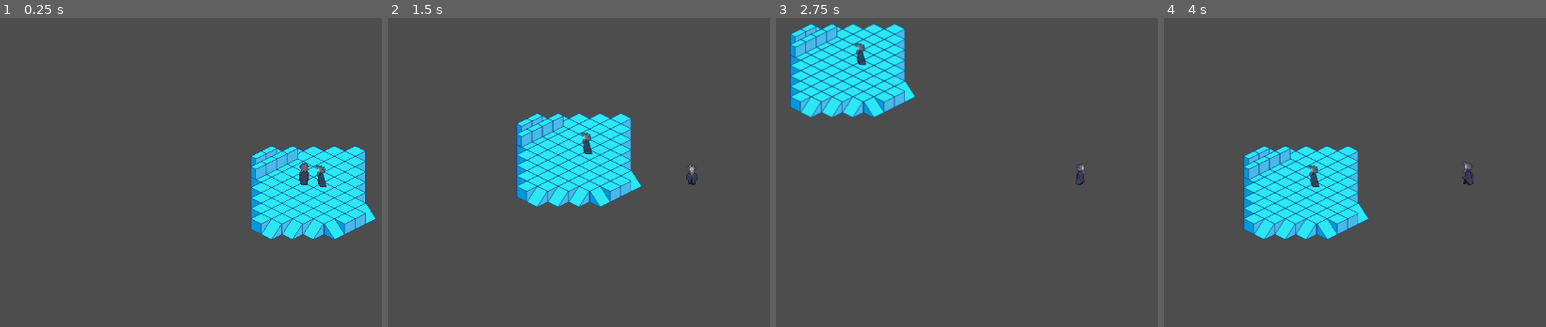
Above: before the commit, frames 1-4 (left to right).
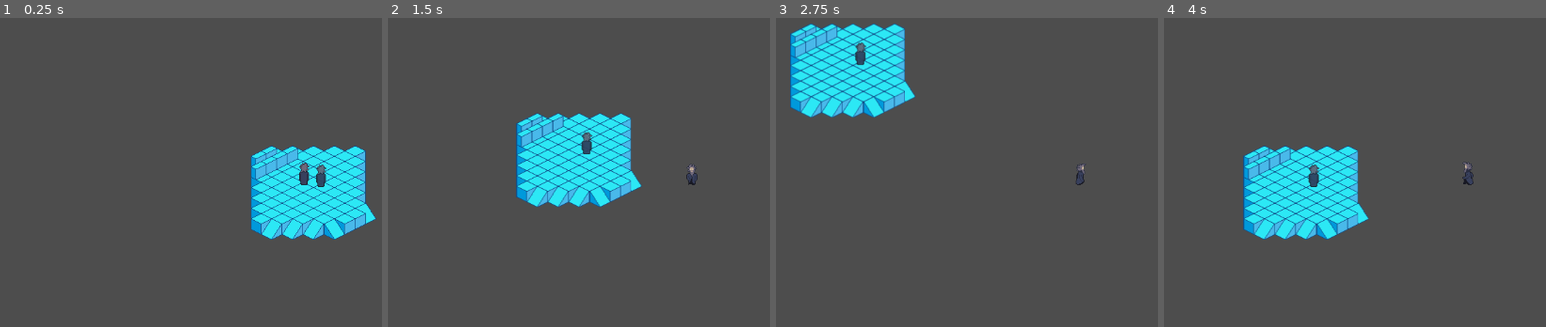
Above: after the commit, the same moments.

Repository: seanj29/LostEchoes
Game: Godot game, scene res://Scenes/Main.tscn
Same seed, same stepped clock (60 frames per second), same inputs: the game is played once before the commit and once after it.
Inputs:
- Up to frame 1 (0.25 s): no input
- Up to frame 2 (1.5 s): tap Enter at 0.5 s; hold Right (Right) 0.53-1.28 s; tap Space (Attack) at 0.6, 1.35 s; hold Down (Down) from 1.28 s (still down)
- Up to frame 3 (2.75 s): release Down (Down) at 2.03 s; hold Right (Right) from 2.03 s (still down); tap Space (Attack) at 2.1 s
- Up to frame 4 (4 s): release Right (Right) at 2.78 s; hold Up (Up) 2.78-3.53 s; tap Space (Attack) at 2.85, 3.6 s; hold Left (Left) from 3.53 s (still down)

The runs differ from the first frame. In frame 1, 0.1% of the frame differs, in the area x 82-86%, y 47-55%; in frame 2, 0.1%; in frame 3, 0.1%; in frame 4, 0.1%.

Commit message:
re organized and added state machine to the ghosts

Diff:
--- a/Scenes/Ghosts.tscn
+++ b/Scenes/Ghosts.tscn
@@ -1,14 +1,17 @@
-[gd_scene load_steps=4 format=3 uid="uid://c5u1ux0sy1bwg"]
+[gd_scene load_steps=7 format=3 uid="uid://c5u1ux0sy1bwg"]
 
 [ext_resource type="SpriteFrames" uid="uid://brkufq8y6lv1e" path="res://Resources/PlayerAnims.tres" id="1_udyqo"]
-[ext_resource type="Script" path="res://Scripts/GhostScripts/GhostsMovement.gd" id="2_e18ss"]
+[ext_resource type="Script" path="res://Scripts/GhostScripts/ghost_movement.gd" id="1_vyjal"]
+[ext_resource type="Script" path="res://Scripts/Utils/FSM/state_machine.gd" id="3_sitvt"]
+[ext_resource type="Script" path="res://Scripts/Utils/FSM/States/idle_anim_state.gd" id="4_cgyix"]
+[ext_resource type="Script" path="res://Scripts/Utils/FSM/States/walk_anim_state.gd" id="5_i78ch"]
 
 [sub_resource type="RectangleShape2D" id="RectangleShape2D_7wp0l"]
 size = Vector2(16, 9)
 
 [node name="GhostBody" type="CharacterBody2D"]
 collision_layer = 4
-script = ExtResource("2_e18ss")
+script = ExtResource("1_vyjal")
 
 [node name="MainGhostAnim" type="AnimatedSprite2D" parent="."]
 modulate = Color(0.85098, 1, 1, 0.752941)
@@ -18,3 +21,17 @@
 [node name="CollisionShape2D" type="CollisionShape2D" parent="."]
 position = Vector2(0, 18.5)
 shape = SubResource("RectangleShape2D_7wp0l")
+
+[node name="StateMachine" type="Node" parent="." node_paths=PackedStringArray("current_state")]
+script = ExtResource("3_sitvt")
+current_state = NodePath("IdleAnimState")
+
+[node name="IdleAnimState" type="Node" parent="StateMachine" node_paths=PackedStringArray("sprite", "actor")]
+script = ExtResource("4_cgyix")
+sprite = NodePath("../../MainGhostAnim")
+actor = NodePath("../..")
+
+[node name="WalkAnimState" type="Node" parent="StateMachine" node_paths=PackedStringArray("sprite", "actor")]
+script = ExtResource("5_i78ch")
+sprite = NodePath("../../MainGhostAnim")
+actor = NodePath("../..")
--- a/Scenes/PlayerCharacter.tscn
+++ b/Scenes/PlayerCharacter.tscn
@@ -1,6 +1,6 @@
 [gd_scene load_steps=8 format=3 uid="uid://ytlk7kin8xrn"]
 
-[ext_resource type="Script" path="res://Scripts/PlayerScripts/PlayerMovement.gd" id="1_aiqy1"]
+[ext_resource type="Script" path="res://Scripts/PlayerScripts/player_movement.gd" id="1_p628c"]
 [ext_resource type="Resource" uid="uid://dn3wfxt11ajx3" path="res://Resources/ReplayTemplate.tres" id="2_mqgb5"]
 [ext_resource type="SpriteFrames" uid="uid://brkufq8y6lv1e" path="res://Resources/PlayerAnims.tres" id="3_u33lu"]
 [ext_resource type="Script" path="res://Scripts/Utils/FSM/state_machine.gd" id="4_rnvep"]
@@ -13,7 +13,7 @@
 [node name="PlayerChar" type="CharacterBody2D"]
 collision_layer = 2
 collision_mask = 3
-script = ExtResource("1_aiqy1")
+script = ExtResource("1_p628c")
 CurrentReplayResource = ExtResource("2_mqgb5")
 
 [node name="Sprite" type="AnimatedSprite2D" parent="."]
--- a/Scripts/GhostScripts/GhostsMovement.gd
+++ b/Scripts/GhostScripts/ghost_movement.gd
@@ -1,17 +1,14 @@
-extends CharacterBody2D
+class_name GhostMovement
 
+extends PawnMovement
 
 ## Handles movement for the ghost, and makes sure it collides properly with walls.
-@onready  var Level = get_node("/root/Level")
 
 
 ## The ID of the Ghost. Used for loading it's replays from the level.
 @export_range(1, 5,) var GhostID: int = 1
 
-@export_group("Ghost Physics")
-@export var SPEED = 250.0
 
-var ReplayDict: Dictionary
 var currentFrame: int = 0
 
 ## This dict stores the curent state of the various buttons
@@ -32,7 +29,6 @@
 
 
 
-
 	if ReplayDict:
 		currentFrame += 1
 		var ActionsTaken = ReplayDict.get(currentFrame)
@@ -47,6 +43,7 @@
 
 	if direction:
 		velocity = direction * SPEED
+		super.calc_direction(direction)
 	else:
 		velocity = Vector2.ZERO
 
--- a/Scripts/PlayerScripts/PlayerMovement.gd
+++ /dev/null
@@ -1,114 +0,0 @@
-class_name PlayerChar
-
-extends CharacterBody2D
-
-
-@onready var Level := get_node("/root/Level")
-
-
-@export var CurrentReplayResource: ReplayGhost
-
-@export_group("Player Physics")
-@export var SPEED = 250.0
-
-var VectorNE := (Vector2.UP + Vector2.RIGHT).normalized()
-var VectorNW := (Vector2.UP + Vector2.LEFT).normalized()
-var VectorSE := (Vector2.DOWN + Vector2.RIGHT).normalized()
-var VectorSW := (Vector2.DOWN + Vector2.LEFT).normalized()
-
-## Emitted when the direction changes
-signal direction_changed(direction: Type.Direction)
-
-
-## The current direction the sprite is facing. [br]
-## if it it is given a default, then the Sprite will start in that direction.
-var current_direction: Type.Direction
-
-var ReplayDict: Dictionary
-
-var ActionArray: Array[String] = ["Up", "Down", "Left", "Right", "Attack"]
-
-func _ready():
-
-	ReplayDict = CurrentReplayResource.Replay
-
-
-
-func _physics_process(_delta):
-
-	var direction = Input.get_vector("Left", "Right", "Up", "Down")
-
-	if direction:
-		velocity = direction * SPEED
-		calc_direction(direction)
-	else:
-		velocity = Vector2.ZERO
-
-
-	move_and_slide()
-
-
-func _unhandled_key_input(event: InputEvent):
-
-	record_input(event)
-	if event.is_action_pressed("Save"):
-		Level.save(CurrentReplayResource)
-	if event.is_action_pressed("Delete"):
-		Level.delete_all()
-
-
-
-## internal function to record the state of any actions taken by the player this frame, and pass it into the level save.
-func record_input(event: InputEvent):
-
-	var Frame := Engine.get_physics_frames()
-
-	var actionsMap := ActionArray.map(
-		func(action: String):
-		if event.is_action_pressed(action):
-			return "%s_pressed" % action
-		elif event.is_action_released(action):
-			return "%s_released" % action
-		else:
-			return
-		)
-
-	var actionsThisFrame := actionsMap.filter(
-		func(action) -> bool:
-		return action != null
-	)
-
-
-	if not actionsThisFrame.is_empty():
-		if !ReplayDict.has(Frame):
-			ReplayDict[Frame] = actionsThisFrame
-		else:
-			ReplayDict[Frame].append_array(actionsThisFrame)
-
-	return
-
-
-
-## This function calculates the direction, based on [param dir], which is usually called during the [method play_walk] function.
-func calc_direction(dir: Vector2):
-
-	match dir:
-
-		Vector2.UP:
-			current_direction = Type.Direction.N
-		VectorNE:
-			current_direction = Type.Direction.NE
-		Vector2.RIGHT:
-			current_direction = Type.Direction.E
-		VectorSE:
-			current_direction = Type.Direction.SE
-		Vector2.LEFT:
-			current_direction = Type.Direction.W
-		VectorNW:
-			current_direction = Type.Direction.NW
-		Vector2.DOWN:
-			current_direction = Type.Direction.S
-		VectorSW:
-			current_direction = Type.Direction.SW
-
-	direction_changed.emit(current_direction)
--- /dev/null
+++ b/Scripts/PlayerScripts/player_movement.gd
@@ -0,0 +1,69 @@
+class_name PlayerMovement
+
+extends PawnMovement
+
+
+@export var CurrentReplayResource: ReplayGhost
+
+
+
+var ActionArray: Array[String] = ["Up", "Down", "Left", "Right", "Attack"]
+
+func _ready():
+
+	ReplayDict = CurrentReplayResource.Replay
+
+
+
+func _physics_process(_delta):
+
+	var direction = Input.get_vector("Left", "Right", "Up", "Down")
+
+	if direction:
+		velocity = direction * SPEED
+		super.calc_direction(direction)
+	else:
+		velocity = Vector2.ZERO
+
+
+	move_and_slide()
+
+
+func _unhandled_key_input(event: InputEvent):
+
+	record_input(event)
+	if event.is_action_pressed("Save"):
+		Level.save(CurrentReplayResource)
+	if event.is_action_pressed("Delete"):
+		Level.delete_all()
+
+
+
+## internal function to record the state of any actions taken by the player this frame, and pass it into the level save.
+func record_input(event: InputEvent):
+
+	var Frame := Engine.get_physics_frames()
+
+	var actionsMap := ActionArray.map(
+		func(action: String):
+		if event.is_action_pressed(action):
+			return "%s_pressed" % action
+		elif event.is_action_released(action):
+			return "%s_released" % action
+		else:
+			return
+		)
+
+	var actionsThisFrame := actionsMap.filter(
+		func(action) -> bool:
+		return action != null
+	)
+
+
+	if not actionsThisFrame.is_empty():
+		if !ReplayDict.has(Frame):
+			ReplayDict[Frame] = actionsThisFrame
+		else:
+			ReplayDict[Frame].append_array(actionsThisFrame)
+
+	return
--- a/Scripts/Utils/FSM/States/anim_state.gd
+++ b/Scripts/Utils/FSM/States/anim_state.gd
@@ -2,7 +2,7 @@
 extends State
 
 @export var sprite: AnimatedSprite2D
-@export var actor: PlayerChar
+@export var actor: PawnMovement
 @onready var facing := actor.current_direction
 
 
--- a/Scripts/Utils/FSM/state_machine.gd
+++ b/Scripts/Utils/FSM/state_machine.gd
@@ -9,30 +9,30 @@
 
 
 func _ready():
-    for child in get_children():
-        if child is State:
-            # Add the state to  the `Dictionary` using its `name`
-            states[child.name] = child
-        # Connect the state machine to the `transitioned` signal of all chil
-            child.transitioned.connect(on_child_transitioned)
-        else:
-            push_warning("State machine contains child which is not a State")
-    # Start execution of the initial state
-    # state_stack.push_back(current_state)
-    current_state.Enter()
+	for child in get_children():
+		if child is State:
+			# Add the state to  the `Dictionary` using its `name`
+			states[child.name] = child
+		# Connect the state machine to the `transitioned` signal of all chil
+			child.transitioned.connect(on_child_transitioned)
+		else:
+			push_warning("State machine contains child which is not a State")
+	# Start execution of the initial state
+	# state_stack.push_back(current_state)
+	current_state.Enter()
 
 func _process(delta):
-    current_state.Update(delta)
+	current_state.Update(delta)
 
 func _physics_process(delta):
-    current_state.Physics_update(delta)
+	current_state.Physics_update(delta)
 
 func on_child_transitioned(new_state_name: StringName) -> void:
-    var new_state = states.get(new_state_name)
-    if new_state != null:
-        if new_state != current_state:
-            current_state.Exit()
-            new_state.Enter()
-            current_state = new_state
-    else:
-        push_warning("Called transition on a state that does nto exist called %s" % new_state_name)
+	var new_state = states.get(new_state_name)
+	if new_state != null:
+		if new_state != current_state:
+			current_state.Exit()
+			new_state.Enter()
+			current_state = new_state
+	else:
+		push_warning("Called transition on a state that does nto exist called %s" % new_state_name)
--- /dev/null
+++ b/Scripts/Utils/pawn_movement.gd
@@ -0,0 +1,48 @@
+class_name PawnMovement
+
+extends CharacterBody2D
+
+
+@onready var Level := get_node("/root/Level")
+
+@export var SPEED = 250.0
+
+var VectorNE := (Vector2.UP + Vector2.RIGHT).normalized()
+var VectorNW := (Vector2.UP + Vector2.LEFT).normalized()
+var VectorSE := (Vector2.DOWN + Vector2.RIGHT).normalized()
+var VectorSW := (Vector2.DOWN + Vector2.LEFT).normalized()
+
+## Emitted when the direction changes
+signal direction_changed(direction: Type.Direction)
+
+
+## The current direction the sprite is facing. [br]
+## if it it is given a default, then the Sprite will start in that direction.
+var current_direction: Type.Direction
+
+var ReplayDict: Dictionary
+
+
+## This function calculates the direction, based on [param dir], which is usually called during the [method play_walk] function.
+func calc_direction(dir: Vector2):
+
+	match dir:
+
+		Vector2.UP:
+			current_direction = Type.Direction.N
+		VectorNE:
+			current_direction = Type.Direction.NE
+		Vector2.RIGHT:
+			current_direction = Type.Direction.E
+		VectorSE:
+			current_direction = Type.Direction.SE
+		Vector2.LEFT:
+			current_direction = Type.Direction.W
+		VectorNW:
+			current_direction = Type.Direction.NW
+		Vector2.DOWN:
+			current_direction = Type.Direction.S
+		VectorSW:
+			current_direction = Type.Direction.SW
+
+	direction_changed.emit(current_direction)
Renamed: Scenes/attack_anim_state.gd -> Scripts/Utils/FSM/States/attack_anim_state.gd
